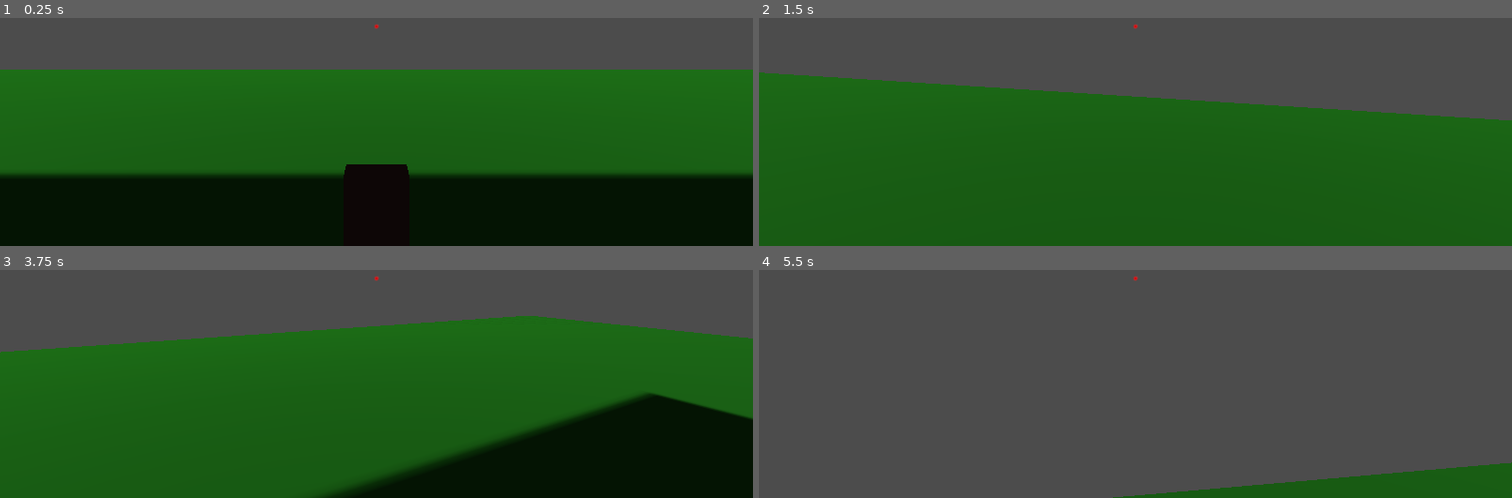
Above: before the commit, frames 1-4 (two rows, left to right).
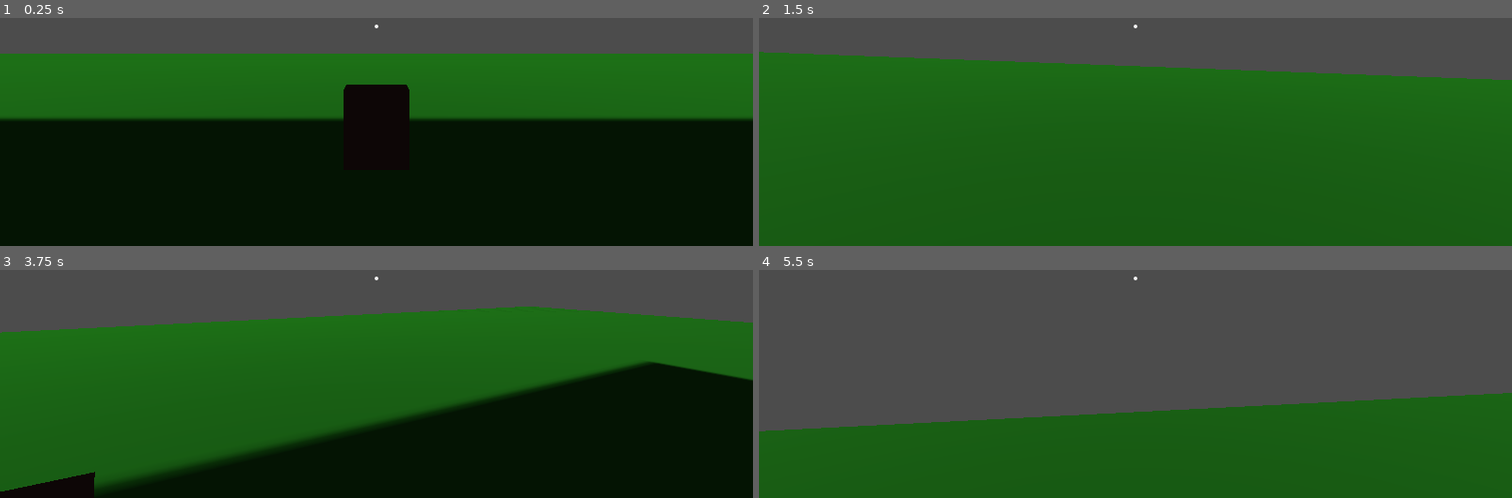
Above: after the commit, the same moments.

Repository: tehzwen/GameJam2019
Game: Godot game, scene res://TestLevel.tscn
The game is run twice, just before and just after one commit, with the same random seed, the same clock (stepped at 60 frames per second) and the same inputs. The project has no main scene, so this scene is started directly.
Inputs (mouse positions are in pixels of both pictures, inside the frame that each line leads up to):
- Up to frame 1 (0.25 s): no input
- Up to frame 2 (1.5 s): tap Enter at 0.5 s; move the mouse to (1173, 24) at 0.52 s; hold Shift 0.53-1.28 s; hold Up (ui_up) from 0.53 s (still down); tap Space at 0.77 s; move the mouse to (1097, 27) at 1.27 s; tap E at 1.35 s
- Up to frame 3 (3.75 s): keep holding Up (ui_up); tap Space at 1.52, 3.02 s; move the mouse to (391, 270) at 2.02 s; hold Shift 2.03-2.78 s; move the mouse to (368, 285) at 2.77 s; tap E at 2.85 s; tap R (restart) at 3.5 s; move the mouse to (429, 283) at 3.52 s; hold Shift from 3.53 s (still down)
- Up to frame 4 (5.5 s): keep holding Up (ui_up); tap Space at 3.77, 4.52 s; move the mouse to (1075, 272) at 4.27 s; release Shift at 4.28 s; tap E at 4.35 s; move the mouse to (1143, 279) at 5.02 s; hold Shift from 5.03 s (still down)

The runs differ from the first frame. In frame 1, 33% of the frame differs, in the area x 0-100%, y 2-70%; in frame 2, 13%; in frame 3, 24%; in frame 4, 34%, in the area x 0-100%, y 2-100%.

Commit message:
Gravity fix

Diff:
--- /dev/null
+++ b/CameraController.tscn
@@ -0,0 +1,17 @@
+[gd_scene load_steps=2 format=2]
+
+[ext_resource path="res://whitecrosshair.png" type="Texture" id=1]
+
+[node name="CameraController" type="Spatial"]
+
+[node name="Camera" type="Camera" parent="."]
+transform = Transform( 1, 0, 0, 0, -4.37114e-08, 1, 0, -1, -4.37114e-08, 0, 0, 0 )
+current = true
+
+[node name="RayCast" type="RayCast" parent="Camera"]
+transform = Transform( 1, 0, 0, 0, -4.37113e-08, -1, 0, 9.405, -4.11106e-07, 0, 0, 0 )
+enabled = true
+
+[node name="Sprite3D" type="Sprite3D" parent="Camera"]
+transform = Transform( 0.002, 0, 0, 0, 0.002, 0, 0, 0, 0.002, 0, 0, -1.20331 )
+texture = ExtResource( 1 )
--- a/Player.gd
+++ b/Player.gd
@@ -19,20 +19,13 @@
 	direction = Vector3()
 	var aim = $CameraController/Camera.get_global_transform().basis
 
-	if (Input.is_action_pressed("ui_up")):
-		direction -= aim.z
-	if (Input.is_action_pressed("ui_down")):
-		direction += aim.z
-	if (Input.is_action_pressed("ui_left")):
-		direction -= aim.x
-	if (Input.is_action_pressed("ui_right")):
-		direction += aim.x
+	handleMovementInput(aim)
 
 	direction = direction.normalized()
 	direction = direction * speed * delta
 	#velocity.y = aim.y
 
-	#velocity.y -= aim.y.y * gravity * delta
+	velocity.y -= gravity * delta
 	velocity.z = direction.z
 	velocity.x = direction.x
 
@@ -81,6 +74,16 @@
 		if ("Interactable" in selectedObj.get_groups()):
 			selectedObj.get_parent().get_node("Popup").popup()
 
+func handleMovementInput(aim):
+	if (Input.is_action_pressed("ui_up")):
+		direction -= aim.z
+	if (Input.is_action_pressed("ui_down")):
+		direction += aim.z
+	if (Input.is_action_pressed("ui_left")):
+		direction -= aim.x
+	if (Input.is_action_pressed("ui_right")):
+		direction += aim.x
+
 func _input(event):
 	if (event is InputEventMouseMotion):
 		rotate_y(deg2rad(-event.relative.x * mouseSens))
--- a/TestLevel.tscn
+++ b/TestLevel.tscn
@@ -2,10 +2,10 @@
 
 [ext_resource path="res://TestLevel.gd" type="Script" id=1]
 [ext_resource path="res://Floor.tscn" type="PackedScene" id=2]
-[ext_resource path="res://Player.tscn" type="PackedScene" id=3]
-[ext_resource path="res://Player.gd" type="Script" id=4]
-[ext_resource path="res://crosshair.png" type="Texture" id=5]
-[ext_resource path="res://Outline.gd" type="Script" id=6]
+[ext_resource path="res://Outline.gd" type="Script" id=3]
+[ext_resource path="res://Player.tscn" type="PackedScene" id=4]
+[ext_resource path="res://Player.gd" type="Script" id=5]
+[ext_resource path="res://CameraController.tscn" type="PackedScene" id=6]
 
 [sub_resource type="CubeMesh" id=1]
 
@@ -54,24 +54,6 @@
 script = ExtResource( 1 )
 
 [node name="Floor" parent="." instance=ExtResource( 2 )]
-
-[node name="Player" parent="." instance=ExtResource( 3 )]
-transform = Transform( 1, 0, 0, 0, -4.37114e-08, -1, 0, 1, -4.37114e-08, 0, 3, 0 )
-script = ExtResource( 4 )
-
-[node name="CameraController" type="Spatial" parent="Player"]
-
-[node name="Camera" type="Camera" parent="Player/CameraController"]
-transform = Transform( 1, 0, 0, 0, -4.37114e-08, 1, 0, -1, -4.37114e-08, 0, 0, 0 )
-current = true
-
-[node name="RayCast" type="RayCast" parent="Player/CameraController/Camera"]
-transform = Transform( 1, 0, 0, 0, -4.37113e-08, -1, 0, 9.405, -4.11106e-07, 0, 0, 0 )
-enabled = true
-
-[node name="Sprite3D" type="Sprite3D" parent="Player/CameraController/Camera"]
-transform = Transform( 0.15, 0, 0, 0, 0.15, 0, 0, 0, 0.15, 0, 0, -1.20331 )
-texture = ExtResource( 5 )
 
 [node name="DirectionalLight" type="DirectionalLight" parent="."]
 transform = Transform( 1, 0, 0, 0, 0.707107, 0.707107, 0, -0.707107, 0.707107, 0, 10, 12 )
@@ -140,3 +122,9 @@
 
 [node name="WorldEnvironment" type="WorldEnvironment" parent="."]
 environment = SubResource( 8 )
+
+[node name="Player" parent="." instance=ExtResource( 4 )]
+transform = Transform( 1, 0, 0, 0, -4.37114e-08, -1, 0, 1, -4.37114e-08, 0, 3, 0 )
+script = ExtResource( 5 )
+
+[node name="CameraController" parent="Player" instance=ExtResource( 6 )]
Not shown: 1 places in TestLevel.tscn that only renumber resources
Binary file added: whitecrosshair.png
Not shown, added: whitecrosshair.png.import
